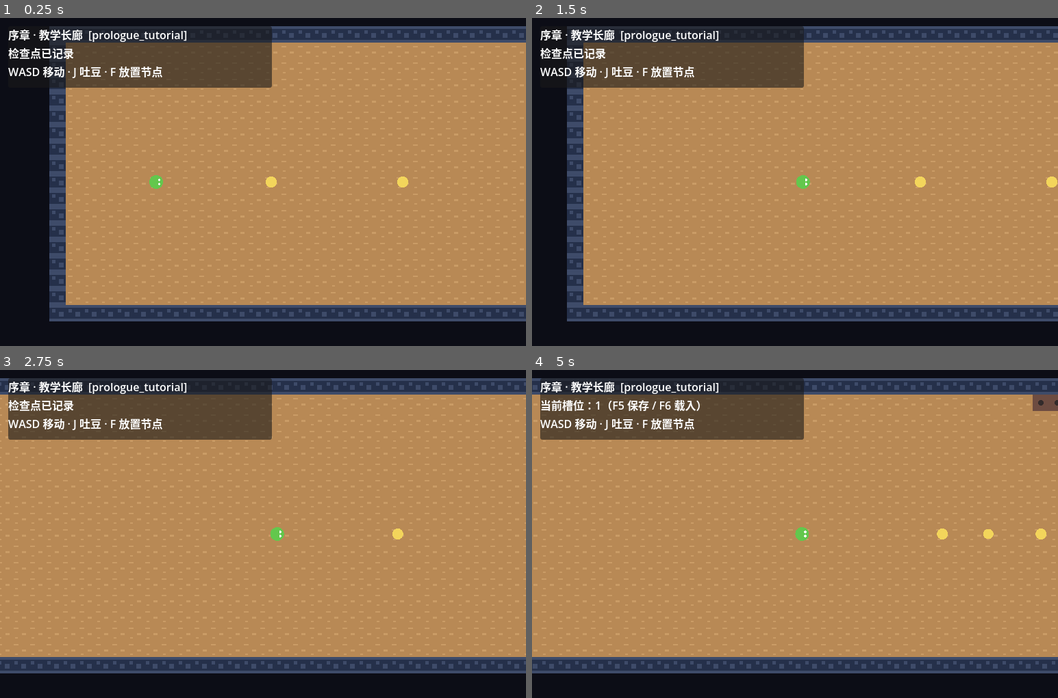
Above: before the commit, frames 1-4 (two rows, left to right).
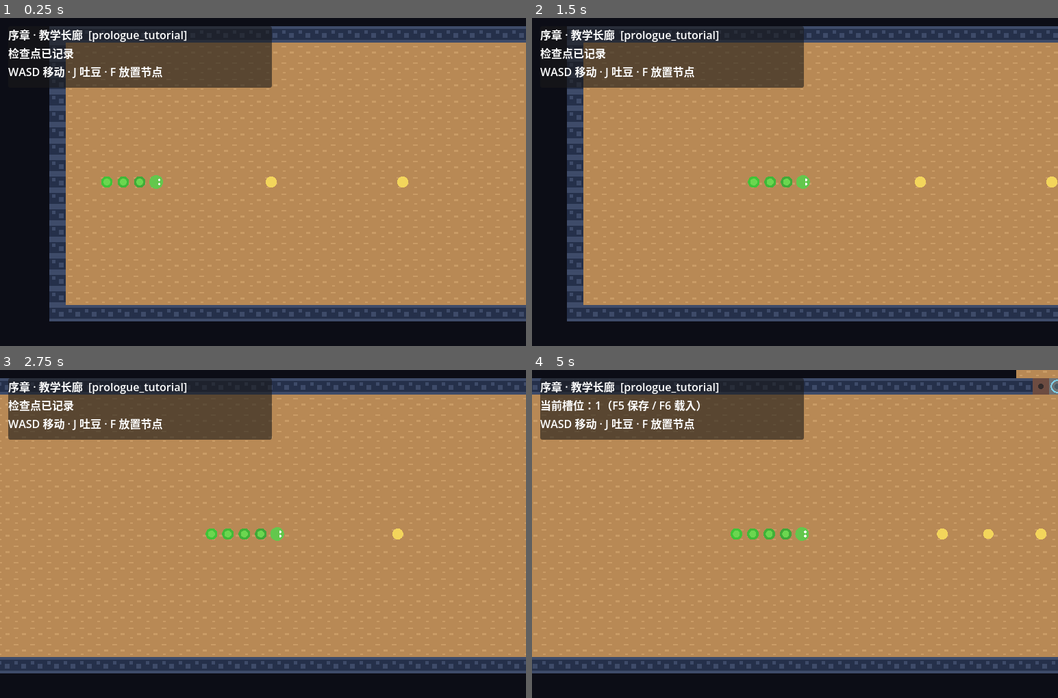
Above: after the commit, the same moments.

Repository: kiangws218/I-SNAKED-GODOT
Game: Godot game, scene res://game/main.tscn
Same seed, same stepped clock (60 frames per second), same inputs: the game is played once before the commit and once after it.
Inputs (mouse positions are in pixels of both pictures, inside the frame that each line leads up to):
- Up to frame 1 (0.25 s): no input
- Up to frame 2 (1.5 s): tap Enter (interact) at 0.5 s; move the mouse to (910, 165) at 0.52 s; hold D (move_right) 0.53-1.25 s; hold K (cut_tail) 0.53-1.25 s; click (910, 165) at 0.67 s; tap Space at 0.77 s; drag from (689, 198) to (768, 247) at 1.27 s
- Up to frame 3 (2.75 s): move the mouse to (315, 461) at 2.02 s; hold D (move_right) from 2.03 s (still down); hold F (place_node) from 2.03 s (still down)
- Up to frame 4 (5 s): release D (move_right) at 2.75 s; release F (place_node) at 2.75 s; drag from (768, 599) to (637, 484) at 2.77 s; move the mouse to (952, 583) at 3.52 s; hold A (move_left) 3.53-4.25 s; tap 1 at 3.6 s; tap Space at 3.77 s; drag from (637, 484) to (716, 452) at 4.27 s

The runs differ from the first frame. In frame 1, 0.2% of the frame differs, in the area x 19-28%, y 48-52%; in frame 2, 0.2%; in frame 3, 0.2%; in frame 4, 0.9%, in the area x 37-100%, y 0-52%.

Commit message:
fix N4 map visibility and forest performance

Diff:
--- a/assets/tiles/story_tiles.svg
+++ b/assets/tiles/story_tiles.svg
@@ -1,5 +1,5 @@
 <svg xmlns="http://www.w3.org/2000/svg" width="144" height="24" viewBox="0 0 144 24" shape-rendering="crispEdges">
-  <rect width="24" height="24" fill="#78b84a"/><path d="M3 4h3v3H3zm12 8h2v4h-2zM8 19h4v2H8z" fill="#8dca58"/>
+  <rect width="24" height="24" fill="#b88a52"/><path d="M3 4h3v3H3zm12 8h2v4h-2zM8 19h4v2H8z" fill="#d0a463"/>
   <rect x="24" width="24" height="24" fill="#b88955"/><path d="M27 5h7v2h-7zm12 8h6v3h-6zm-10 6h4v2h-4z" fill="#ca9c66"/>
   <rect x="48" width="24" height="24" fill="#3479a3"/><path d="M48 5q6-4 12 0t12 0v3q-6 4-12 0T48 8zm0 10q6-4 12 0t12 0v3q-6 4-12 0t-12 0" fill="#55a4c4"/>
   <rect x="72" width="24" height="24" fill="#4a4d62"/><path d="M75 3h8v3h-8zm11 7h7v2h-7zm-10 8h10v3H76z" fill="#62677d"/>
--- a/game/maps/story_map.gd
+++ b/game/maps/story_map.gd
@@ -10,6 +10,8 @@
 const BEAN_SCENE := preload("res://game/projectiles/bean_projectile.tscn")
 const GATE_SCRIPT := preload("res://game/maps/fragile_gate.gd")
 const PROP_SCRIPT := preload("res://game/maps/map_prop_visual.gd")
+const PILLAR_SCAN_INTERVAL := 0.1
+const PILLAR_ACTIVE_RADIUS := 14.0 * TILE_SIZE
 
 var map_id: StringName
 var data: Dictionary
@@ -21,6 +23,7 @@
 var pillar_progress := 0.0
 var pillar_done := false
 var _exit_armed := false
+var _pillar_scan_elapsed := 0.0
 
 func setup(id: StringName, saved_flags: Dictionary, entry := &"", saved_items: Dictionary = {}) -> void:
 	map_id = id
@@ -52,6 +55,7 @@
 	ground_layer = TileMapLayer.new()
 	ground_layer.name = "Ground"
 	ground_layer.tile_set = TILESET
+	ground_layer.z_index = -10
 	add_child(ground_layer)
 	wall_layer = TileMapLayer.new()
 	wall_layer.name = "Collision"
@@ -71,6 +75,11 @@
 	for y in range(walkable.position.y, walkable.end.y):
 		wall_layer.set_cell(Vector2i(walkable.position.x - 1,y), 0, Vector2i(5,0))
 		wall_layer.set_cell(Vector2i(walkable.end.x,y), 0, Vector2i(5,0))
+	if data.has("gate"):
+		_paint_rect(ground_layer, data.exit.rect, base_tile)
+		for y in range(data.gate.barrier_rect.position.y, data.gate.barrier_rect.end.y):
+			for x in range(data.gate.barrier_rect.position.x, data.gate.barrier_rect.end.x):
+				wall_layer.erase_cell(Vector2i(x,y))
 	for obstacle in data.get("obstacles", []):
 		_paint_rect(wall_layer, obstacle, 5)
 	if data.has("bridge_gate") and not bool(flags.get("forest_bridge_open", false)):
@@ -119,7 +128,7 @@
 		var gate: FragileGate = GATE_SCRIPT.new()
 		gate.name = "FragileGate"
 		add_child(gate)
-		gate.setup(data.gate.id, data.gate.rect, int(data.gate.need))
+		gate.setup(data.gate.id, data.gate.get("barrier_rect", data.gate.rect), int(data.gate.need))
 		gate.opened.connect(_on_gate_opened)
 	if data.has("pillar"):
 		pillar_done = bool(flags.get("forest_bridge_open", false))
@@ -135,15 +144,29 @@
 	mechanism_changed.emit(id, true)
 
 func _update_pillar(delta: float) -> void:
+	_pillar_scan_elapsed += delta
+	if _pillar_scan_elapsed < PILLAR_SCAN_INTERVAL:
+		return
+	var elapsed := _pillar_scan_elapsed
+	_pillar_scan_elapsed = 0.0
+	var pillar_position := (Vector2(data.pillar.cell) + Vector2(0.5,0.5)) * TILE_SIZE
+	if player.global_position.distance_to(pillar_position) > PILLAR_ACTIVE_RADIUS or player.placed_nodes.is_empty():
+		step_pillar(elapsed, {})
+		return
+	var scan_bounds: Rect2i = data.get("pillar_scan_bounds", data.walkable)
 	var blocked: Dictionary = {}
-	for cell in player.body_chain.occupied_cells: blocked[cell] = &"body"
+	for cell in player.body_chain.occupied_cells:
+		if scan_bounds.has_point(cell):
+			blocked[cell] = &"body"
 	for ring in player.placed_nodes:
-		if is_instance_valid(ring) and not ring.finished: blocked[ring.cell] = &"node"
-	step_pillar(delta, blocked)
+		if is_instance_valid(ring) and not ring.finished and scan_bounds.has_point(ring.cell):
+			blocked[ring.cell] = &"node"
+	step_pillar(elapsed, blocked)
 
 func step_pillar(delta: float, blocked: Dictionary) -> void:
 	var enclosed := false
-	for region in EnclosureDetector.find_regions(data.walkable, blocked):
+	var scan_bounds: Rect2i = data.get("pillar_scan_bounds", data.walkable)
+	for region in EnclosureDetector.find_regions(scan_bounds, blocked):
 		if region.cells.has(data.pillar.cell) and region.touches_body and region.touches_node:
 			enclosed = true
 			break
@@ -171,6 +194,7 @@
 	camera.limit_right = int(data.size.x * TILE_SIZE)
 	camera.limit_bottom = int(data.size.y * TILE_SIZE)
 	player.add_child(camera)
+	camera.reset_smoothing.call_deferred()
 
 func _build_props() -> void:
 	var exit_data: Dictionary = data.get("exit", data.get("debug_exit", {}))
--- a/game/maps/story_map_catalog.gd
+++ b/game/maps/story_map_catalog.gd
@@ -8,7 +8,7 @@
 		"title": "序章 · 教学长廊", "size": Vector2i(72, 48), "spawn": Vector2(8.5, 24.5),
 		"direction": Vector2.RIGHT, "walkable": Rect2i(4, 16, 51, 16), "ground": 1,
 		"obstacles": [], "beans": [Vector2i(16,24), Vector2i(24,24), Vector2i(32,24), Vector2i(42,24), Vector2i(48,24), Vector2i(51,24)],
-		"gate": {"id": &"tutorial_fragile_gate", "rect": Rect2i(48,16,3,1), "need": 3},
+		"gate": {"id": &"tutorial_fragile_gate", "rect": Rect2i(48,16,3,1), "barrier_rect": Rect2i(48,15,3,1), "need": 3},
 		"exit": {"rect": Rect2i(47,14,5,3), "target": &"wilderness"},
 		"npcs": [], "enemy_spawns": [], "triggers": [],
 	},
@@ -26,6 +26,7 @@
 		"terrain": [{"rect": Rect2i(45,51,47,7), "tile": 2}, {"rect": Rect2i(38,2,54,8), "tile": 4}, {"rect": Rect2i(68,43,10,7), "tile": 1}],
 		"beans": [Vector2i(11,29),Vector2i(14,32),Vector2i(17,27),Vector2i(20,34),Vector2i(23,30),Vector2i(26,33),Vector2i(34,25),Vector2i(38,29),Vector2i(42,34),Vector2i(46,27)],
 		"bridge_gate": Rect2i(92,27,4,6), "pillar": {"id": &"forest_bridge_pillar", "cell": Vector2i(87,30), "charge": 6.0, "requires_node": true},
+		"pillar_scan_bounds": Rect2i(80,20,17,20),
 		"exit": {"rect": Rect2i(55,4,5,5), "target": &"cave"},
 		"entries": {&"forest_cave_return": {"spawn": Vector2(56.5,11.5), "direction": Vector2.DOWN}},
 		"items": [{"id": &"iron_sword", "cell": Vector2(30.5,25.5)}],
--- a/tests/capture_visual.gd
+++ b/tests/capture_visual.gd
@@ -6,6 +6,22 @@
 
 
 func _capture() -> void:
+	var tutorial := StoryMap.new()
+	root.add_child(tutorial)
+	tutorial.setup(&"prologue_tutorial", {})
+	tutorial.player.set_physics_process(false)
+	tutorial.player.play_sfx = false
+	tutorial.player.reset_at(Vector2(46.5, 18.5) * StoryMap.TILE_SIZE, Vector2.RIGHT)
+	for index in range(12):
+		await process_frame
+	var tutorial_image := root.get_texture().get_image()
+	var tutorial_error := tutorial_image.save_png("res://.godot/n4_tutorial_gate.png")
+	tutorial.queue_free()
+	await process_frame
+	if tutorial_error != OK:
+		quit(tutorial_error)
+		return
+
 	var arena := StoryMap.new()
 	root.add_child(arena)
 	arena.setup(&"forest", {})
@@ -19,5 +35,5 @@
 	var image := root.get_texture().get_image()
 	var error := image.save_png("res://.godot/n4_forest_bridge.png")
 	if error == OK:
-		print("N4 VISUAL CAPTURE SAVED")
+		print("N4 TUTORIAL + FOREST VISUAL CAPTURES SAVED")
 	quit(error)
--- a/tests/run_tests.gd
+++ b/tests/run_tests.gd
@@ -756,6 +756,8 @@
 	check(map.get_node("Ground") is TileMapLayer and map.get_node("Collision") is TileMapLayer, "地图使用独立 TileMapLayer 地表/碰撞层")
 	check(map.ground_layer.get_cell_source_id(Vector2i(8, 24)) == 0, "教学出生区真实绘制地表瓦片")
 	check(map.wall_layer.get_cell_source_id(Vector2i(3, 16)) == 0, "地图边界真实绘制碰撞瓦片")
+	check(map.ground_layer.z_index < map.player.body_chain.z_index, "不透明地表绘制在蛇身下方")
+	check(map.wall_layer.get_cell_source_id(Vector2i(49, 15)) == -1, "教学门使用独立碰撞体且边界预留门洞")
 	var first_map_bean: BeanProjectile
 	for child in map.get_children():
 		if child is BeanProjectile:
@@ -771,6 +773,8 @@
 	check(gate.progress == 2 and not bool(map.flags.get("tutorial_fragile_gate", false)), "易碎门前两豆只累计进度")
 	gate.hit_by_bean(dummy)
 	check(bool(map.flags.get("tutorial_fragile_gate", false)), "易碎门第三豆开启并持久化标记")
+	await process_frame
+	check(not is_instance_valid(gate) and map.wall_layer.get_cell_source_id(Vector2i(49, 15)) == -1, "教学门开启后原位置留下可通行缺口")
 	dummy.queue_free()
 	map.queue_free()
 	await process_frame
@@ -779,6 +783,17 @@
 	root.add_child(forest)
 	forest.setup(&"forest", {})
 	await physics_frame
+	var all_forest_beans_landed := true
+	for child in forest.get_children():
+		if child is BeanProjectile and not child.is_landed:
+			all_forest_beans_landed = false
+	check(all_forest_beans_landed, "森林预置豆出生即落地，不从画外飞入")
+	var perf_started := Time.get_ticks_usec()
+	for index in range(600):
+		forest._update_pillar(1.0 / 60.0)
+	var idle_scan_ms := (Time.get_ticks_usec() - perf_started) / 1000.0
+	print("N4 FOREST IDLE: 600 pillar ticks in %.3f ms" % idle_scan_ms)
+	check(idle_scan_ms < 250.0, "远离桥柱且无节点时不扫描整张森林地图")
 	var ring := _n4_pillar_ring(true)
 	forest.step_pillar(1.0, ring)
 	check(is_equal_approx(forest.pillar_progress, 1.0), "节点闭环开始为桥柱充能")
Not shown, added: game/maps/map_prop_visual.gd.uid
Not shown, changed: N4_REVIEW.md
